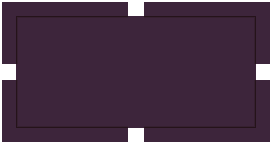
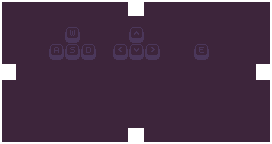
The second 272px x 144px image is a revision of the first. Changes to its layers:
renamed "Ebene 20" to "Shadow", hid it over [16, 16, 256, 128]
added layer "pxkw_e" above "Farbton/Sättigung 2" over [194, 44, 209, 60]
added layer "Arrow Keys" above "Farbton/Sättigung 2 Kopie" over [113, 27, 160, 60]
added layer "WASD" above "Projectile" over [49, 27, 96, 60]
